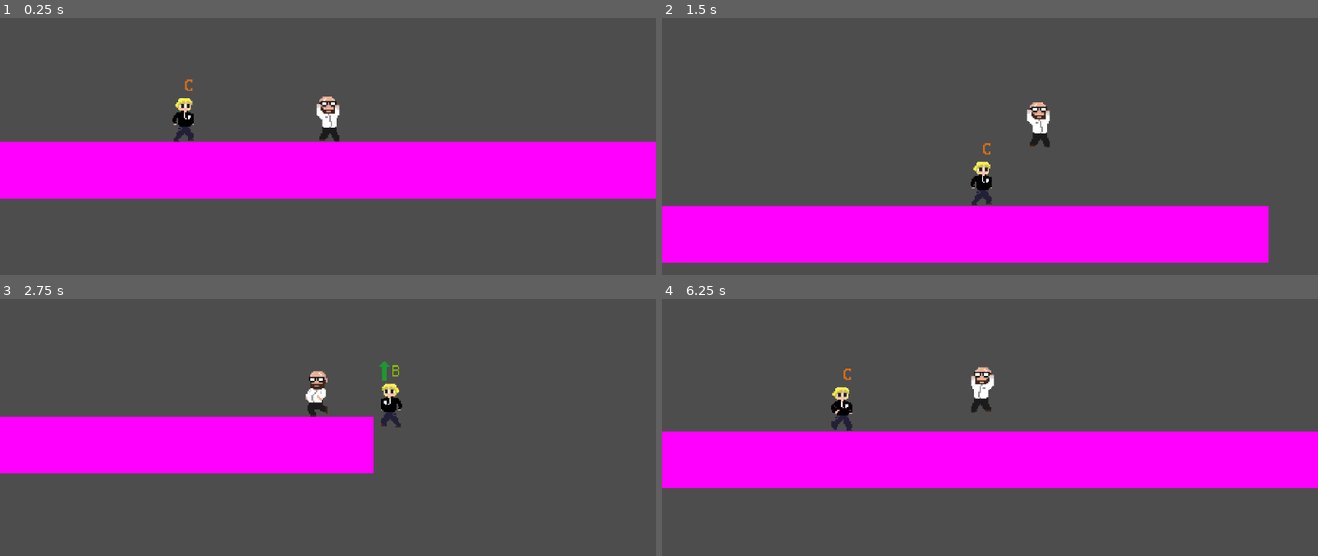
Above: before the commit, frames 1-4 (two rows, left to right).
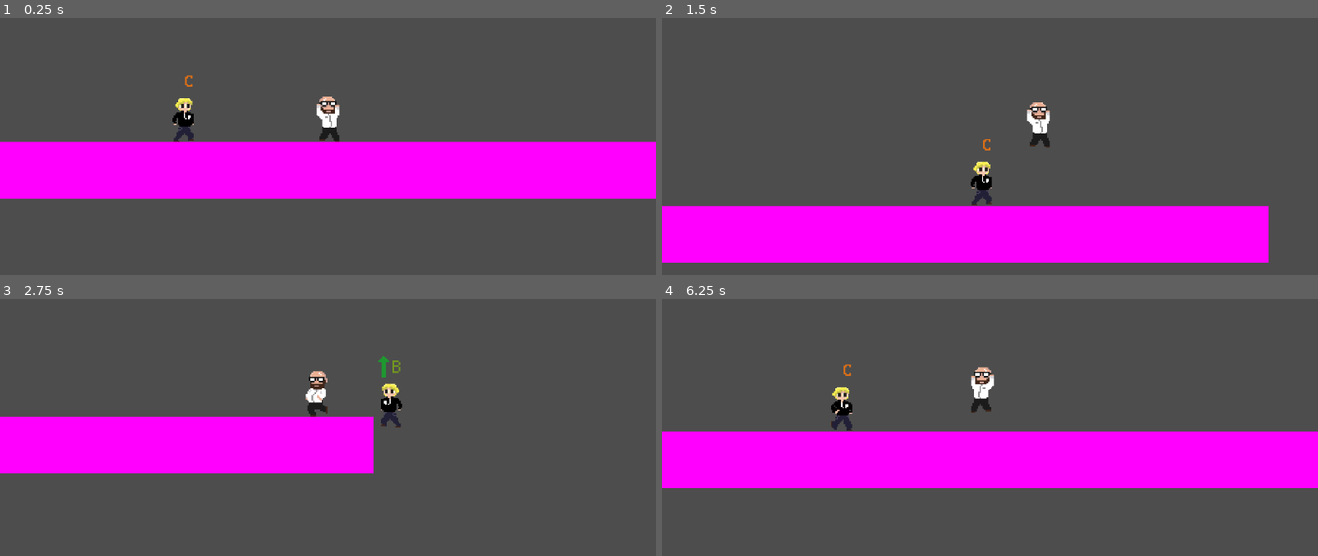
Above: after the commit, the same moments.

Repository: rddtz/training-gj
Game: Godot game, scene res://Scenes/main.tscn
Same seed, same stepped clock (60 frames per second), same inputs: the game is played once before the commit and once after it. The engine's default icon, where the game draws it, is replaced by a stand-in: a white triangle on a blue panel in a dark square.
Inputs:
- Up to frame 1 (0.25 s): no input
- Up to frame 2 (1.5 s): tap Enter (ui_accept) at 0.5 s; hold U 0.53-1.28 s; hold D (moveRight) from 0.53 s (still down); tap Space (jump) at 0.77 s; tap U at 1.35 s
- Up to frame 3 (2.75 s): tap Space (jump) at 1.52 s; release D (moveRight) at 2.03 s; hold A (moveLeft) from 2.03 s (still down); hold U from 2.03 s (still down)
- Up to frame 4 (6.25 s): release A (moveLeft) at 2.78 s; release U at 2.78 s; hold D (moveRight) 2.78-4.28 s; tap U at 2.85, 4.35, 5.85 s; tap Space (jump) at 3.02, 3.77, 4.52, 6.02 s; hold U 3.53-4.28 s; hold A (moveLeft) 4.28-5.03 s; hold D (moveRight) 5.03-5.78 s; hold U 5.03-5.78 s; tap Enter (ui_accept) at 5.75 s; hold A (moveLeft) from 5.78 s (still down)

The runs differ from the first frame. In frame 1, less than 0.1% of the frame differs, in the area x 28-30%, y 22-29%; in frame 2, less than 0.1%; in frame 3, 0.1%, in the area x 57-62%, y 22-32%; in frame 4, less than 0.1%.

Commit message:
arrumando a vida

Diff:
--- a/Scenes/grade_enemy.tscn
+++ b/Scenes/grade_enemy.tscn
@@ -92,6 +92,45 @@
 "speed": 5.0
 }]
 
+[sub_resource type="Animation" id="Animation_hljy4"]
+length = 0.001
+tracks/0/type = "value"
+tracks/0/imported = false
+tracks/0/enabled = true
+tracks/0/path = NodePath("AnimatedSprite2D2:modulate")
+tracks/0/interp = 1
+tracks/0/loop_wrap = true
+tracks/0/keys = {
+"times": PackedFloat32Array(0),
+"transitions": PackedFloat32Array(1),
+"update": 0,
+"values": [Color(1, 1, 1, 1)]
+}
+tracks/1/type = "value"
+tracks/1/imported = false
+tracks/1/enabled = true
+tracks/1/path = NodePath(".:modulate")
+tracks/1/interp = 1
+tracks/1/loop_wrap = true
+tracks/1/keys = {
+"times": PackedFloat32Array(0),
+"transitions": PackedFloat32Array(1),
+"update": 0,
+"values": [Color(1, 1, 1, 1)]
+}
+tracks/2/type = "value"
+tracks/2/imported = false
+tracks/2/enabled = true
+tracks/2/path = NodePath(".:scale")
+tracks/2/interp = 1
+tracks/2/loop_wrap = true
+tracks/2/keys = {
+"times": PackedFloat32Array(0),
+"transitions": PackedFloat32Array(1),
+"update": 0,
+"values": [Vector2(1, 1)]
+}
+
 [sub_resource type="Animation" id="Animation_pxici"]
 resource_name = "dissolve"
 tracks/0/type = "value"
@@ -107,25 +146,38 @@
 "values": [Color(1, 1, 1, 1), Color(1, 1, 1, 0)]
 }
 
-[sub_resource type="Animation" id="Animation_hljy4"]
-length = 0.001
+[sub_resource type="Animation" id="Animation_sa15s"]
+resource_name = "dissolve_2.0"
 tracks/0/type = "value"
 tracks/0/imported = false
 tracks/0/enabled = true
-tracks/0/path = NodePath("AnimatedSprite2D2:modulate")
+tracks/0/path = NodePath(".:modulate")
 tracks/0/interp = 1
 tracks/0/loop_wrap = true
 tracks/0/keys = {
-"times": PackedFloat32Array(0),
-"transitions": PackedFloat32Array(1),
+"times": PackedFloat32Array(0, 1),
+"transitions": PackedFloat32Array(1, 1),
 "update": 0,
-"values": [Color(1, 1, 1, 1)]
+"values": [Color(1, 1, 1, 1), Color(1, 1, 1, 0)]
+}
+tracks/1/type = "value"
+tracks/1/imported = false
+tracks/1/enabled = true
+tracks/1/path = NodePath(".:scale")
+tracks/1/interp = 1
+tracks/1/loop_wrap = true
+tracks/1/keys = {
+"times": PackedFloat32Array(0, 0.5),
+"transitions": PackedFloat32Array(1, 1),
+"update": 0,
+"values": [Vector2(1.5, 1.5), Vector2(1, 1)]
 }
 
 [sub_resource type="AnimationLibrary" id="AnimationLibrary_p837b"]
 _data = {
 "RESET": SubResource("Animation_hljy4"),
-"dissolve": SubResource("Animation_pxici")
+"dissolve": SubResource("Animation_pxici"),
+"dissolve_2.0": SubResource("Animation_sa15s")
 }
 
 [node name="GradeEnemy" type="Node2D"]
--- a/Scenes/inimigo.tscn
+++ b/Scenes/inimigo.tscn
@@ -151,7 +151,7 @@
 shape = SubResource("CapsuleShape2D_n70ir")
 
 [node name="GradeEnemy" parent="." node_paths=PackedStringArray("enemy") instance=ExtResource("6_wimkt")]
-position = Vector2(0, -24)
+position = Vector2(0, -27)
 enemy = NodePath("..")
 
 [connection signal="body_entered" from="Dano" to="." method="_on_dano_body_entered"]
--- a/Scripts/grade_enemy.gd
+++ b/Scripts/grade_enemy.gd
@@ -21,9 +21,11 @@
 func up():
 	change_grade()
 	arrow_sprite.play("up")
-	animation_player.play("dissolve")
+	animation_player.stop()
+	animation_player.play("dissolve_2.0")
 
 func down():
 	change_grade()
 	arrow_sprite.play("down")
+	animation_player.stop()
 	animation_player.play("dissolve")
Not shown: 1 places in Scenes/grade_enemy.tscn that only renumber resources
